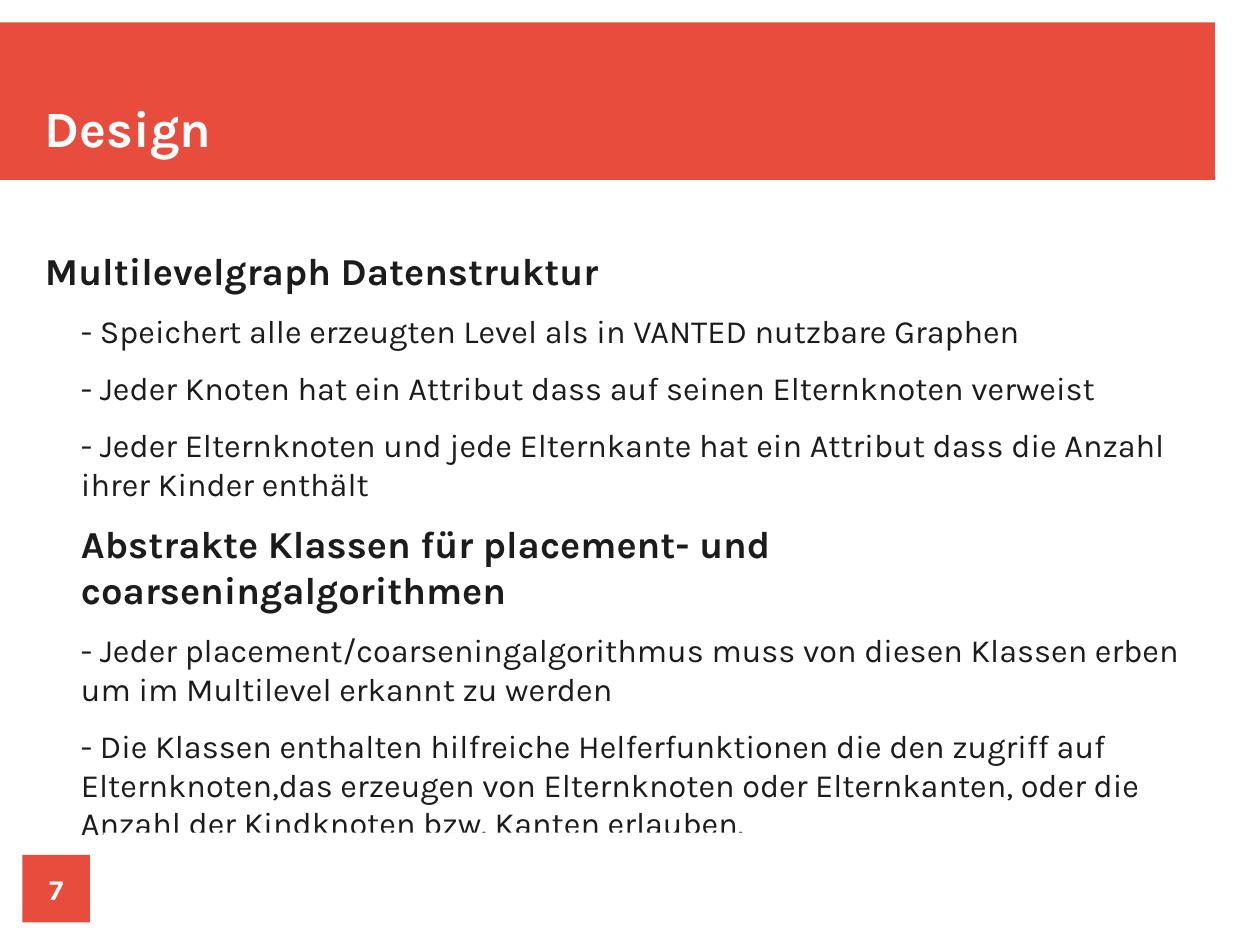
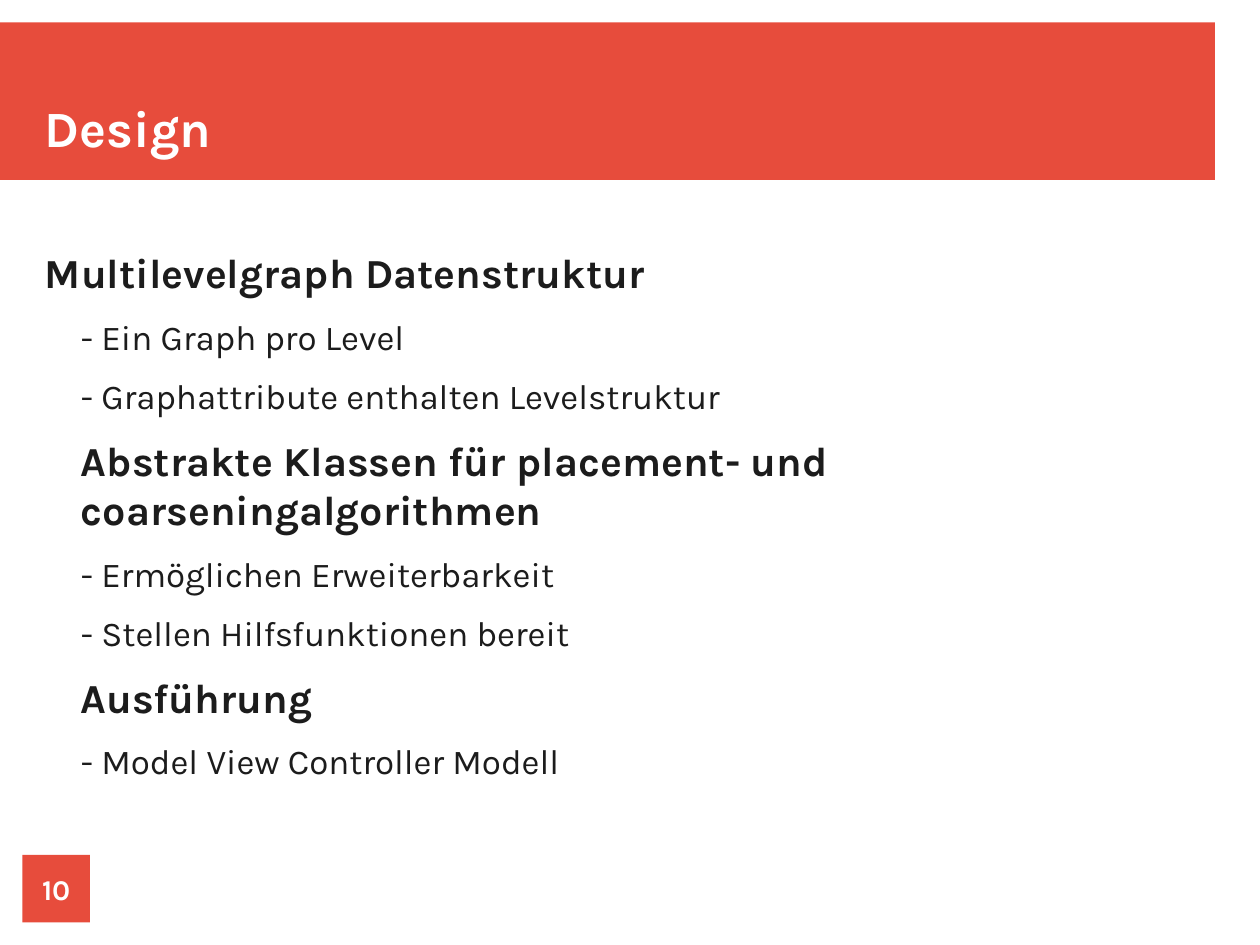
Before and after one commit to LSI-UniKonstanz/vanted, a slide deck: slide 10 of stressminimization/orga/presentation/Präsentation.odp (slide 7 before the commit). Drawn at 1260x945 pixels with LibreOffice and Linux fonts; fonts in the diff are those of the drawing. Boxes give left, top, right and bottom in pixels: in the first picture for what was removed or moved away, otherwise in the second. Text is boxed around its words. In the diff, an @@ line names an element or a change of style, - is before the commit and + after.

```diff
--- a/stressminimization/orga/presentation/Präsentation.odp
+++ b/stressminimization/orga/presentation/Präsentation.odp
@@ text at [45,258,828,536]: size 24.1 to 26 pt in "Multilevelgraph Datenstruktur", "Abstrakte Klassen für placement- und coarseningalgorithmen" @@
@@ text at [101,326,720,418]: text changed; size 20.4 to 22 pt @@
-  - Speichert alle erzeugten Level als in VANTED nutzbare Graphen
-  - Jeder Knoten hat ein Attribut dass auf seinen Elternknoten verweist
-  - Jeder Elternknoten und jede Elternkante hat ein Attribut dass die Anzahl ihrer Kinder enthält
+  - Ein Graph pro Level
+  - Graphattribute enthalten Levelstruktur
@@ text at [81,563,570,775]: text changed; size 20.4 to 22 pt @@
-  - Jeder placement/coarseningalgorithmus muss von diesen Klassen erben um im Multilevel erkannt zu werden
-  - Die Klassen enthalten hilfreiche Helferfunktionen die den zugriff auf Elternknoten,das erzeugen von Elternknoten oder Elternkanten, oder die Anzahl der Kindknoten bzw. Kanten erlauben.
+  - Ermöglichen Erweiterbarkeit
+  - Stellen Hilfsfunktionen bereit
+Ausführung
+  - Model View Controller Modell
@@ page number at [42,881,70,901]: text changed @@
-7
+10
```
Also in this commit, not shown: 3 other slides changed, 5 slides added, 2 slides removed, 4 other files.
